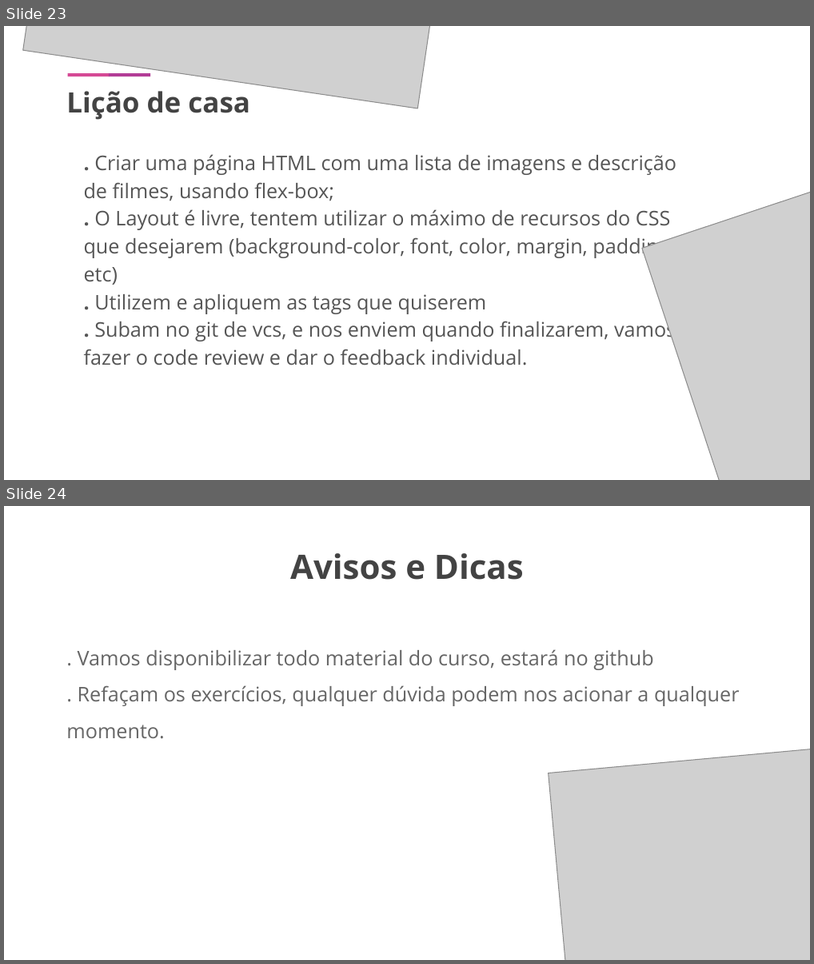
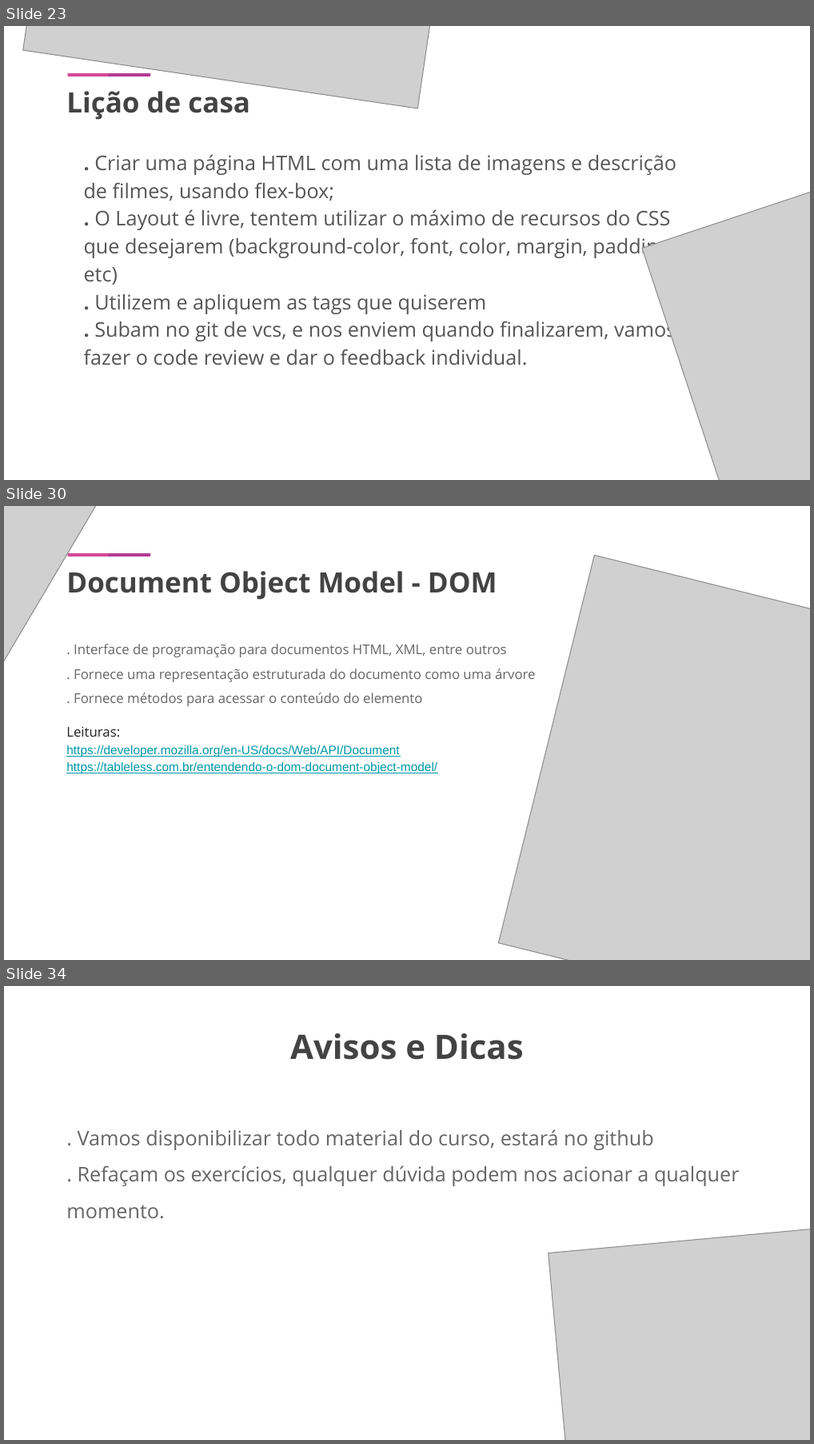
Before and after one commit to kimmikirino/trainees, a slide deck: Front end trainee program.pptx. Shown one above the other, each under a label of ours: slides 23 and 24 before the commit, slides 23, 30 and 34 after it; the slides between them are not shown. The pictures are 814x964 and 814x1444 pixels, drawn with LibreOffice and Linux fonts; fonts in the diff are those of the drawing; grey boxes stand for pictures. Boxes give left, top, right and bottom in pixels: in the first picture for what was removed or moved away, otherwise in the second. Text is boxed around its words. In the diff, an @@ line names an element or a change of style, - is before the commit and + after.

```diff
--- a/Front end trainee program.pptx
+++ b/Front end trainee program.pptx
@@ slide 30 added at [4, 506, 810, 960], background #FFFFFF @@
@@ picture added at [4, 506, 192, 735] @@
@@ rectangle added at [68, 553, 110, 557], fill #D54995 @@
@@ rectangle added at [109, 553, 150, 557], fill #B33C97 @@
@@ text added at [66, 571, 498, 600], 25 pt, text #434343, bold @@
+Document Object Model - DOM
@@ picture added at [499, 555, 810, 960] @@
@@ text added at [66, 644, 536, 774], 12 pt, text #666666 @@
+. Interface de programação para documentos HTML, XML, entre outros
+. Fornece uma representação estruturada do documento como uma árvore
+. Fornece métodos para acessar o conteúdo do elemento
+Leituras:
+https://developer.mozilla.org/en-US/docs/Web/API/Document
+https://tableless.com.br/entendendo-o-dom-document-object-model/
@@ what was slide 24 is now slide 34 @@
```
Also in this commit, not shown: 9 other slides added, 8 other files.
